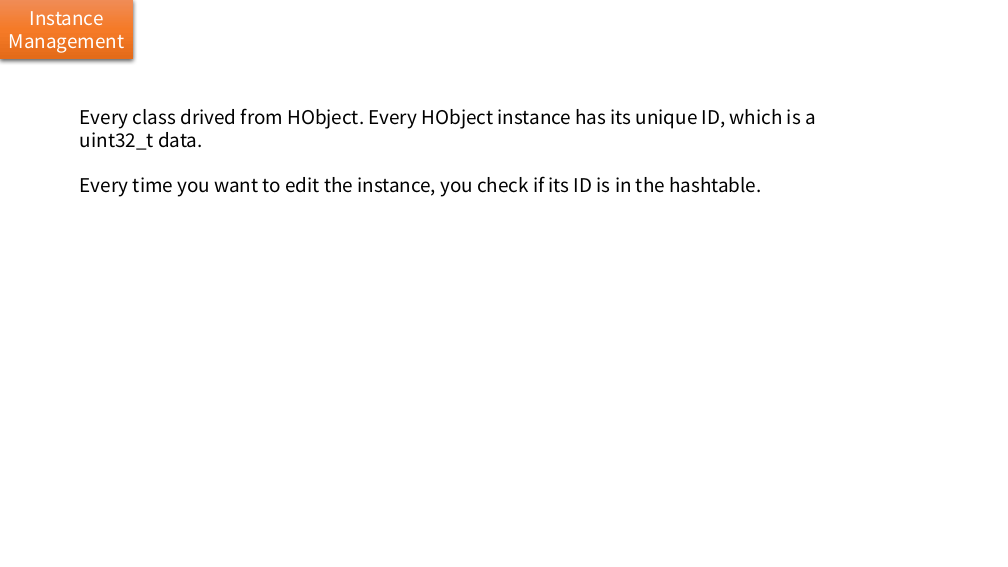
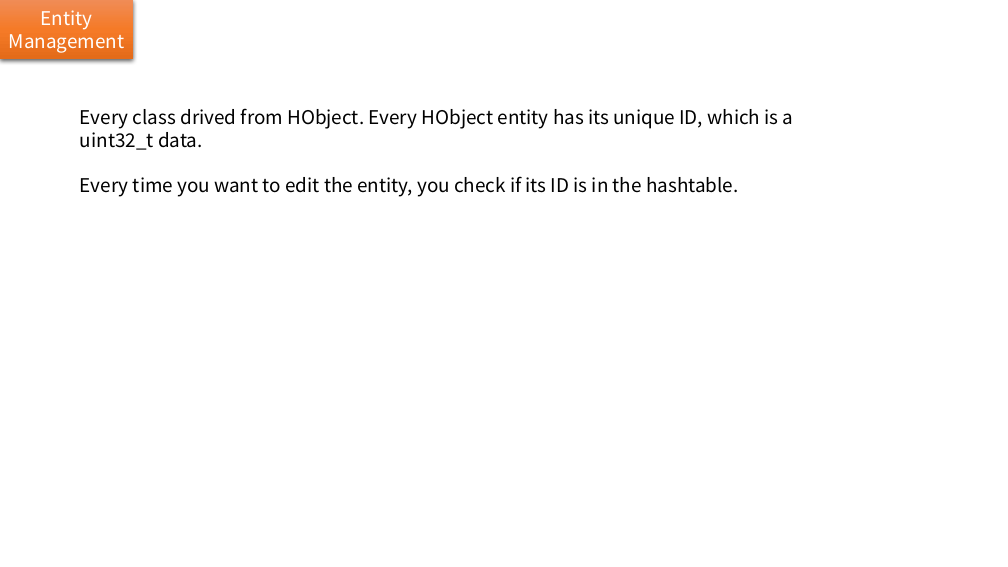
Before and after one commit to huangshansong/Hazel, a slide deck: slide 4 of 架构.pptx (slide 5 before the commit). Drawn at 1008x567 pixels with LibreOffice and Linux fonts; fonts in the diff are those of the drawing. Boxes give left, top, right and bottom in pixels: in the first picture for what was removed or moved away, otherwise in the second. Text is boxed around its words. In the diff, an @@ line names an element or a change of style, - is before the commit and + after.

```diff
--- a/架构.pptx
+++ b/架构.pptx
@@ text in rectangle at [9,10,125,53]: text changed @@
-Instance Management
+Entity Management
@@ text at [80,108,794,197]: text changed @@
-Every class drived from HObject. Every HObject instance has its unique ID, which is a uint32_t data.
-Every time you want to edit the instance, you check if its ID is in the hashtable.
+Every class drived from HObject. Every HObject entity has its unique ID, which is a uint32_t data.
+Every time you want to edit the entity, you check if its ID is in the hashtable.
```
Also in this commit, not shown: 1 slide removed.
